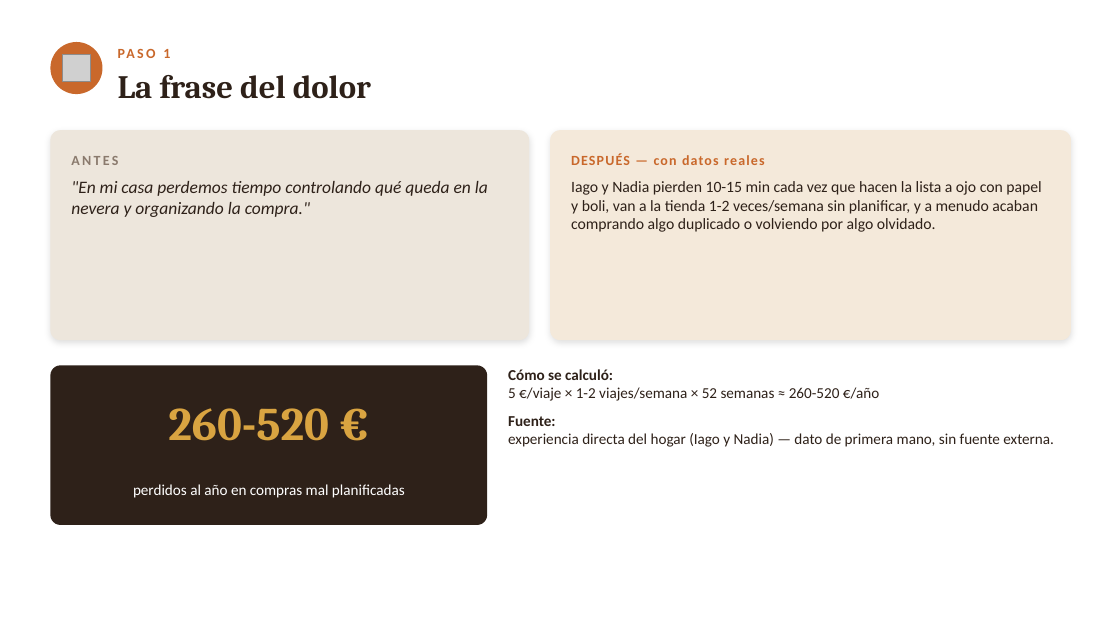
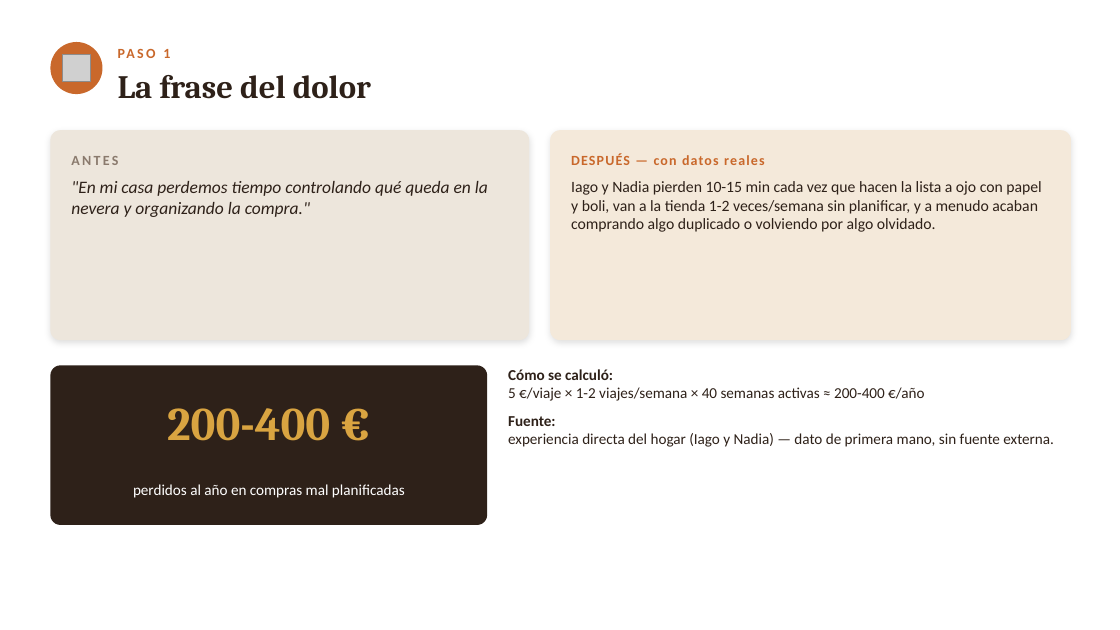
Before and after one commit to lagoanadia/Larder, a slide deck: slide 2 of docs/larder-presentacion.pptx. Drawn at 1120x630 pixels with LibreOffice and Linux fonts; fonts in the diff are those of the drawing; grey boxes stand for pictures. Boxes give left, top, right and bottom in pixels: in the first picture for what was removed or moved away, otherwise in the second. Text is boxed around its words. In the diff, an @@ line names an element or a change of style, - is before the commit and + after.

```diff
--- a/docs/larder-presentacion.pptx
+++ b/docs/larder-presentacion.pptx
@@ text at <box>508,387,924,401</box>: text changed @@
-5 €/viaje × 1-2 viajes/semana × 52 semanas ≈ 260-520 €/año
+5 €/viaje × 1-2 viajes/semana × 40 semanas activas ≈ 200-400 €/año
@@ text at <box>167,408,330,441</box>: text changed @@
-260-520 €
+200-400 €
```
Also in this commit, not shown: 4 other slides changed, 1 other file.
